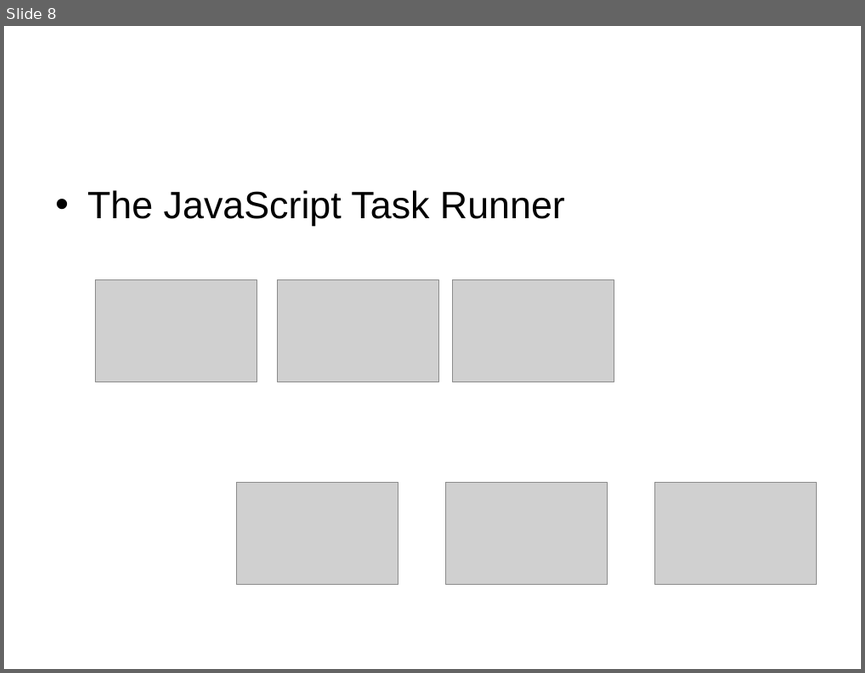
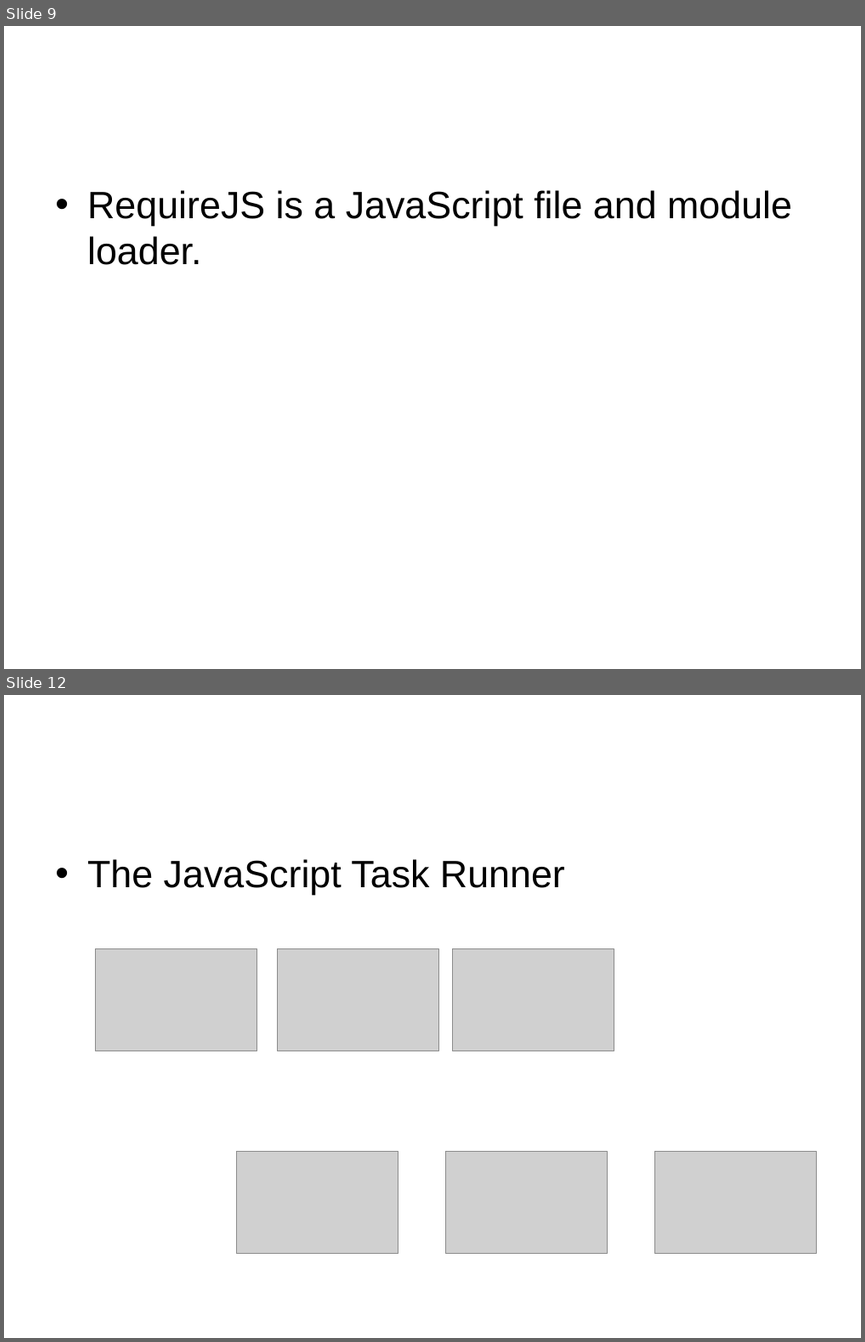
Before and after one commit to georgebbbb/web, a slide deck: FrontEnd.ppt. Shown one above the other, each under a label of ours: slide 8 before the commit, slides 9 and 12 after it; the slides between them are not shown. The pictures are 865x673 and 865x1342 pixels, drawn with LibreOffice and Linux fonts; fonts in the diff are those of the drawing; grey boxes stand for pictures; background and template pictures are left out. Boxes give left, top, right and bottom in pixels: in the first picture for what was removed or moved away, otherwise in the second. Text is boxed around its words. In the diff, an @@ line names an element or a change of style, - is before the commit and + after.

```diff
--- a/FrontEnd.ppt
+++ b/FrontEnd.ppt
@@ slide 9 added at [4, 26, 861, 669], background picture (left out) @@
@@ title added at [46, 52, 818, 159], 44 pt, text #FFFFFF @@
+Requirejs
@@ text added at [87, 190, 792, 265], 32 pt, text #000000 @@
+• RequireJS is a JavaScript file and module loader.
@@ what was slide 8 is now slide 12 @@
```
Also in this commit, not shown: 4 slides changed, 8 other slides added, 3 slides removed, 16 other files.
